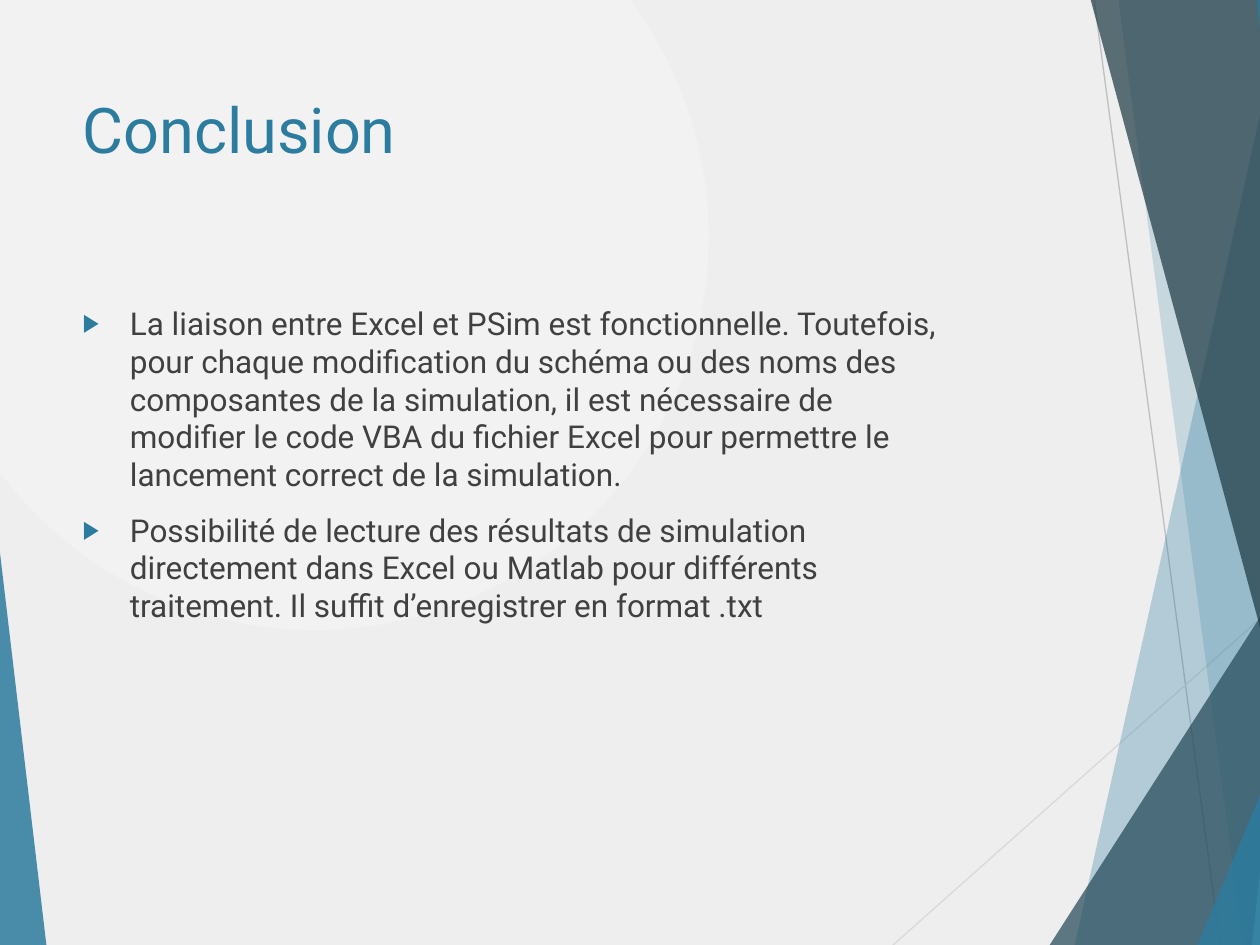
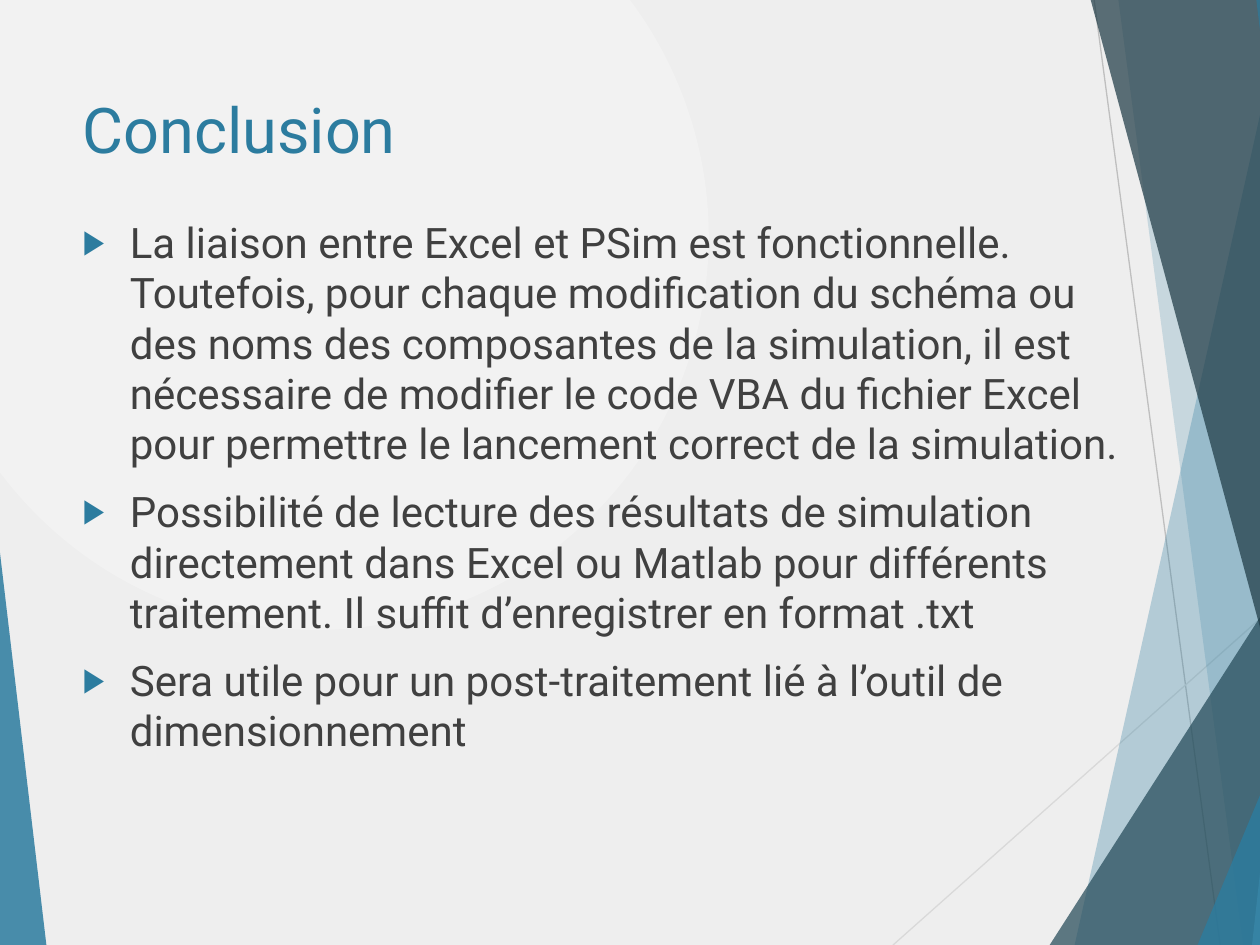
Before and after one commit to danthib76/DesignIV, a slide deck: slide 26 of Remise/Remise 2/Presentation_Remise_2.pptx (slide 21 before the commit). Drawn at 1260x945 pixels with LibreOffice and Linux fonts; fonts in the diff are those of the drawing. Boxes give left, top, right and bottom in pixels: in the first picture for what was removed or moved away, otherwise in the second. Text is boxed around its words. In the diff, an @@ line names an element or a change of style, - is before the commit and + after.

```diff
--- a/Remise/Remise 2/Presentation_Remise_2.pptx
+++ b/Remise/Remise 2/Presentation_Remise_2.pptx
@@ text "La liaison entre Excel et ...": place and size @@
-text "La liaison entre Excel et ..." at box(130, 311, 936, 624)
+text "La liaison entre Excel et ..." at box(130, 226, 1117, 747)
@@ text at box(130, 226, 1117, 637): size 18 to 24 pt in "La liaison entre Excel et PSim est ...", "Possibilité de lecture des résultats de simulation ..." @@
@@ text at box(130, 664, 1003, 747): paragraph added @@
+▶ Sera utile pour un post-traitement lié à l’outil de dimensionnement
```
Also in this commit, not shown: 9 other slides changed, 16 slides added, 5 slides removed.
